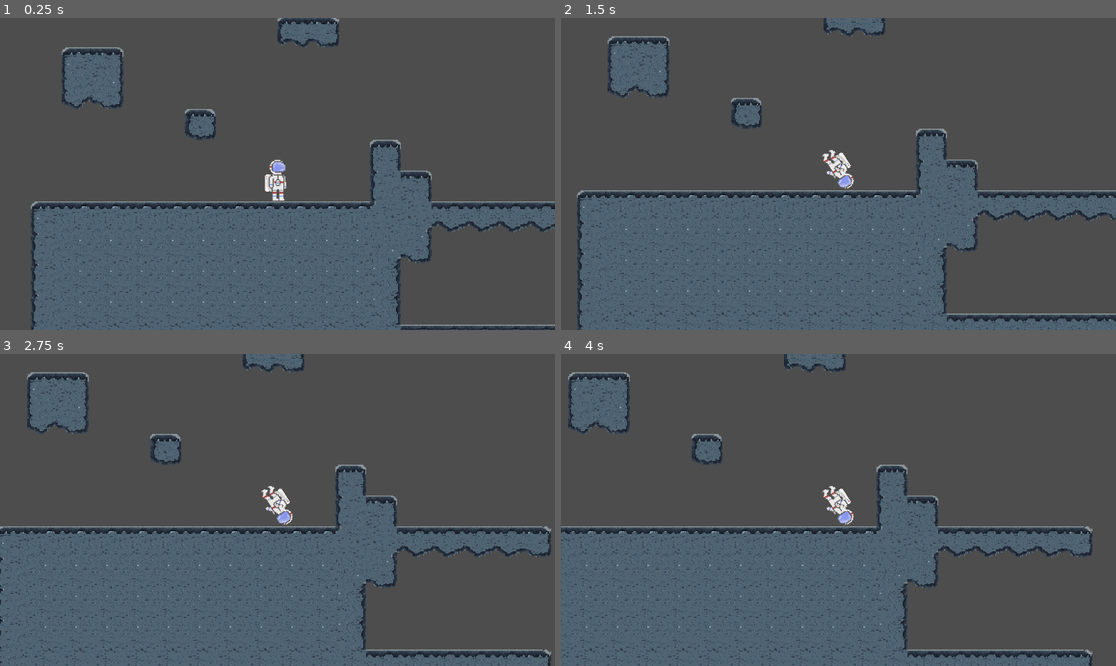
Above: before the commit, frames 1-4 (two rows, left to right).
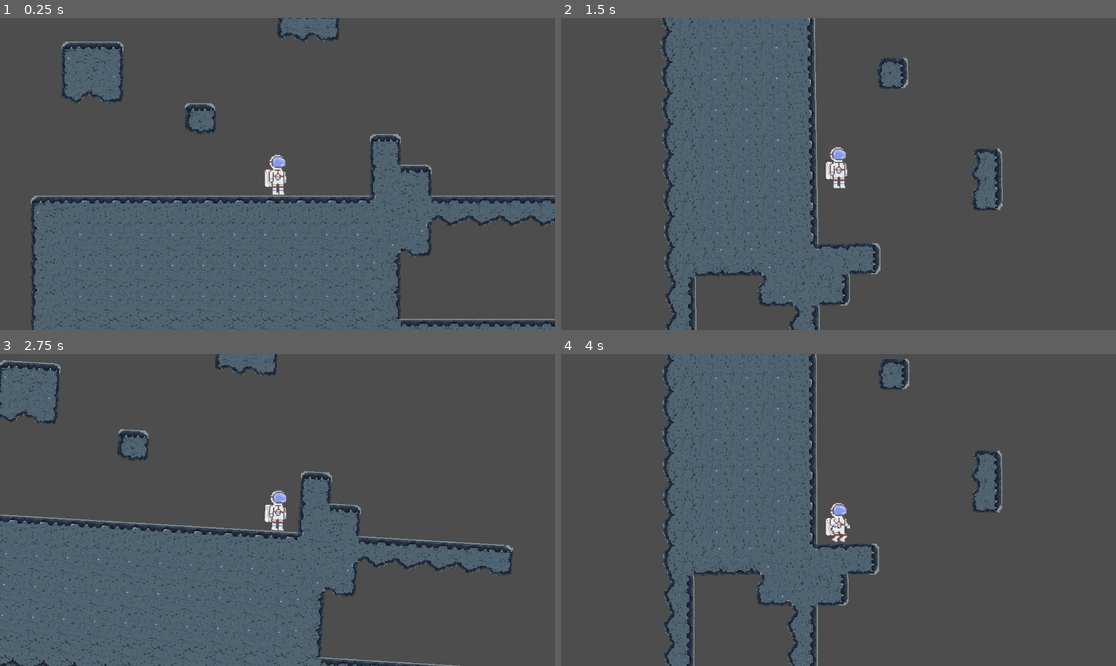
Above: after the commit, the same moments.

Repository: acrmine/GravityGlitchingPrototype
Game: Godot game, scene res://scenes/main_level.tscn
Same seed, same stepped clock (60 frames per second), same inputs: the game is played once before the commit and once after it.
Inputs:
- Up to frame 1 (0.25 s): no input
- Up to frame 2 (1.5 s): tap Enter (ui_accept) at 0.5 s; hold L (grav_right) from 0.53 s (still down); tap Up (jump) at 0.6, 0.77, 1.07, 1.35 s
- Up to frame 3 (2.75 s): tap Up (jump) at 1.52, 1.82, 2.1 s; release L (grav_right) at 2.03 s; hold J (grav_left) from 2.03 s (still down)
- Up to frame 4 (4 s): release J (grav_left) at 2.78 s; hold L (grav_right) from 2.78 s (still down); tap Up (jump) at 2.85, 3.02, 3.32, 3.6, 3.77 s

The runs differ from the first frame. In frame 1, 8.5% of the frame differs, in the area x 5-100%, y 0-100%; in frame 2, 43%; in frame 3, 17%; in frame 4, 43%, in the area x 0-96%, y 0-100%.

Commit message:
Implement gravity and camera rotation

Diff:
--- a/scenes/main_level.tscn
+++ b/scenes/main_level.tscn
@@ -170,7 +170,7 @@
 position = Vector2(0, -23)
 
 [node name="Camera2D" type="Camera2D" parent="SpacePlayer"]
-position = Vector2(0, -6)
+ignore_rotation = false
 zoom = Vector2(2, 2)
 position_smoothing_enabled = true
 rotation_smoothing_enabled = true
--- a/scripts/space_player.gd
+++ b/scripts/space_player.gd
@@ -2,85 +2,78 @@
 
 
 const MAX_SPEED = 200.0
-const ACCELERATION = 10.0
+const ACCELERATION = 20.0
+const AIR_ACCELERATION = 5.0
 const JUMP_VELOCITY = -500.0
 const PLAYER_GRAVITY = 980.0
 const ROTATION_SPEED = 10.0
 
 @onready var animated_sprite: AnimatedSprite2D = $AnimatedSprite2D
-
-enum GravityDirection { DOWN, UP, RIGHT, LEFT }
-var GravOrientation = { GravityDirection.DOWN: 0, GravityDirection.RIGHT: -90,
-						GravityDirection.LEFT: 90, GravityDirection.UP: 180}
+@onready var camera: Camera2D = $Camera2D
 
 var in_air: bool = false
-var PlayerGravity = GravityDirection.DOWN
+var in_air_animation: bool = false
+var grav_direction = -up_direction
 
 func _physics_process(delta: float) -> void:
+	# :DEBUG: change gravity with j/l or k to flip, will be hooked to random timer later
+	if Input.is_action_just_pressed("grav_down"):
+		up_direction = -up_direction
+	if Input.is_action_just_pressed("grav_left"):
+		up_direction = up_direction.rotated(deg_to_rad(90))
+	if Input.is_action_just_pressed("grav_right"):
+		up_direction = up_direction.rotated(deg_to_rad(-90))
+
+	var down_direction = -up_direction
+	var right_direction = up_direction.rotated(deg_to_rad(90))
+
 	# Get input direction: -1, 0, 1 (-1 when left, 1 when right)
 	var direction := Input.get_axis("move_left", "move_right")
 
-	# Add the gravity. Will change with PlayerGravity state
-	if not is_on_floor():
-		match PlayerGravity:
-			GravityDirection.DOWN:
-				velocity.y += PLAYER_GRAVITY * delta
-				rotation = move_toward(rotation, GravOrientation[PlayerGravity],
-										ROTATION_SPEED)
-		if not in_air:
-			in_air = true
-			animated_sprite.play("jump_start")
+	# Vertical Movement
+	if is_on_floor():
+		if Input.is_action_just_pressed("jump"):
+			velocity += down_direction * JUMP_VELOCITY
+			if not in_air:
+				in_air = true
+				animated_sprite.play("jump_start")
+				in_air_animation = true
+		else:
+			if in_air:
+				in_air = false
+				animated_sprite.play("jump_end")
+				in_air_animation = true
 	else:
-		match PlayerGravity:
-			GravityDirection.UP:
-				velocity.y -= PLAYER_GRAVITY * delta
-				rotation = move_toward(rotation, GravOrientation[PlayerGravity],
-										ROTATION_SPEED)
-			GravityDirection.RIGHT:
-				velocity.x += PLAYER_GRAVITY * delta
-				rotation = move_toward(rotation, GravOrientation[PlayerGravity],
-										ROTATION_SPEED)
-			GravityDirection.LEFT:
-				velocity.x -= PLAYER_GRAVITY * delta
-				rotation = move_toward(rotation, GravOrientation[PlayerGravity],
-										ROTATION_SPEED)
-		if in_air:
-			in_air = false
-			animated_sprite.play("jump_end")
+		velocity += down_direction * PLAYER_GRAVITY * delta
 
-		#supposed to only play once jump end animation is done, this doesn't
-		#work and it would require to much time to complete right now
-		if animated_sprite.animation_finished:
-			if direction == 0:
-				animated_sprite.play("idle")
-			else:
-				animated_sprite.play("run")
+	# Horizontal Movement
+	var ground = is_on_floor() || (in_air && in_air_animation)
+	if down_direction.y:
+		velocity.x = move_toward(velocity.x, right_direction.x * direction * MAX_SPEED, ACCELERATION if ground else AIR_ACCELERATION)
+	else:
+		velocity.y = move_toward(velocity.y, right_direction.y * direction * MAX_SPEED, ACCELERATION if ground else AIR_ACCELERATION)
 
-	# Handle jump.
-	if Input.is_action_just_pressed("jump") and is_on_floor():
-		velocity.y = JUMP_VELOCITY
+	# Ground Animations
+	if in_air_animation && !animated_sprite.is_playing():
+		in_air_animation = false
 
-	# :DEBUG: change gravity with ijkl, will be hooked to random timer later
-	if Input.is_action_just_pressed("grav_up"):
-		PlayerGravity = GravityDirection.UP
-	if Input.is_action_just_pressed("grav_down"):
-		PlayerGravity = GravityDirection.DOWN
-	if Input.is_action_just_pressed("grav_left"):
-		PlayerGravity = GravityDirection.LEFT
-	if Input.is_action_just_pressed("grav_right"):
-		PlayerGravity = GravityDirection.RIGHT
+	if !in_air_animation:
+		if direction == 0:
+			animated_sprite.play("idle")
+		else:
+			animated_sprite.play("run")
 
-	# Flip the Sprite
+	# Sprite
 	if direction > 0:
 		animated_sprite.flip_h = false
 	elif direction < 0:
 		animated_sprite.flip_h = true
 
-	# Apply movement
-	if direction:
-		velocity.x = move_toward(velocity.x, direction * MAX_SPEED, ACCELERATION)
-	else:
-		if PlayerGravity == GravityDirection.DOWN:
-			velocity.x = move_toward(velocity.x, 0, MAX_SPEED)
+	# Camera
+	rotation = rotate_toward(
+		rotation,
+		right_direction.angle(),
+		ROTATION_SPEED * delta
+	)
 
 	move_and_slide()
